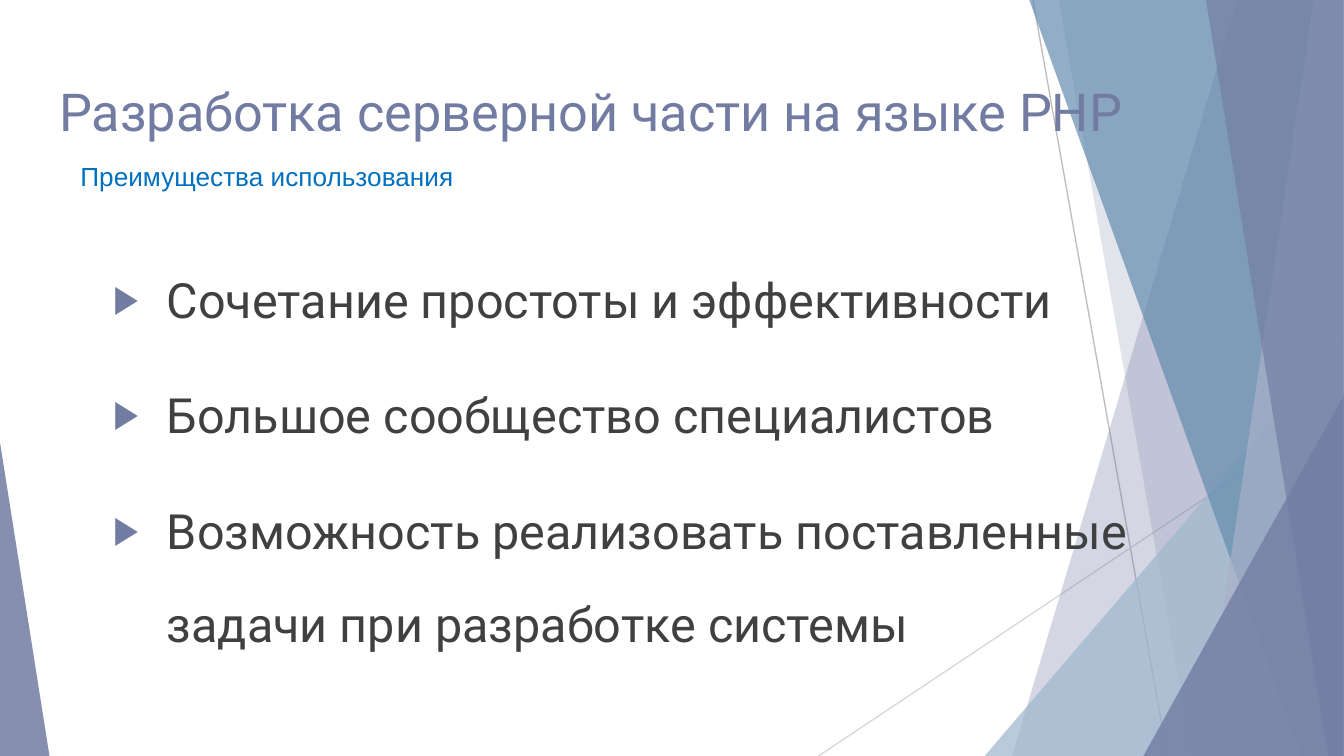
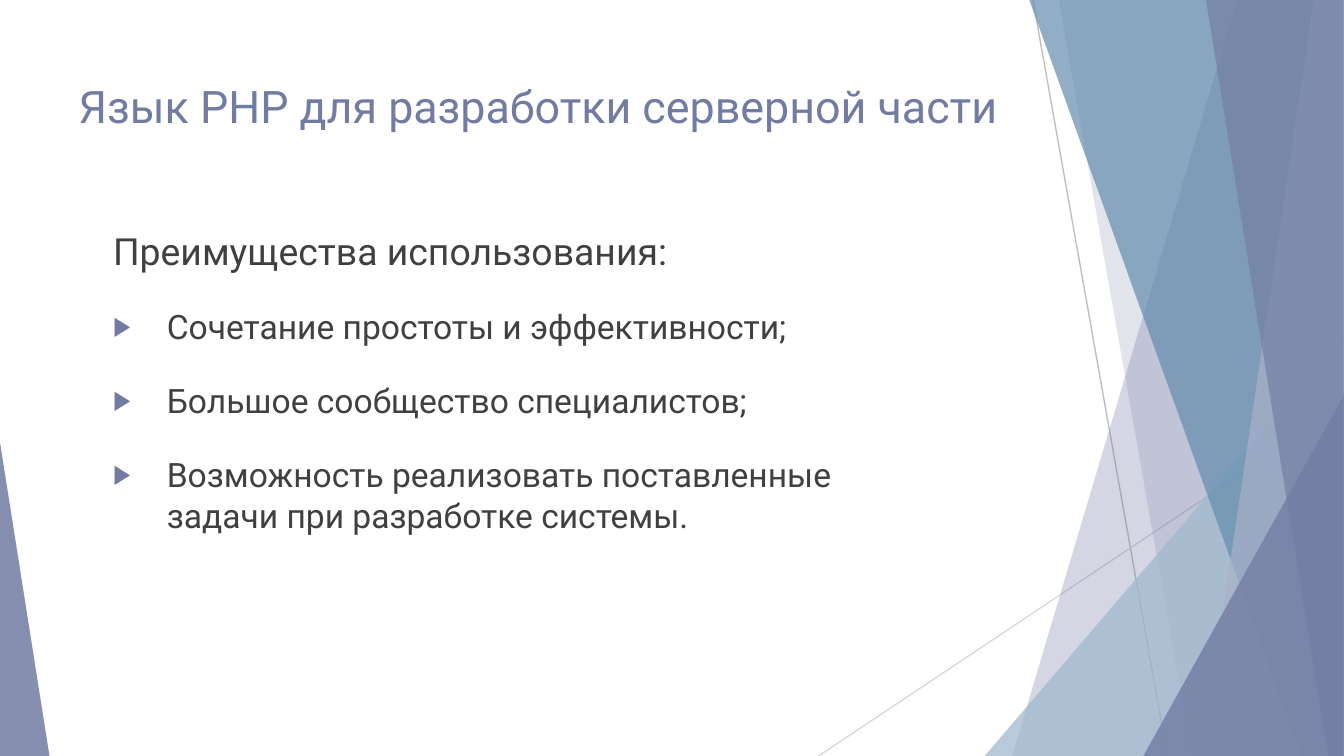
Before and after one commit to NG-Studio-Development/Dissertation, a slide deck: slide 21 of Диссертация/Презентация/Акимов Николай.pptx. Drawn at 1344x756 pixels with LibreOffice and Linux fonts; fonts in the diff are those of the drawing. Boxes give left, top, right and bottom in pixels: in the first picture for what was removed or moved away, otherwise in the second. Text is boxed around its words. In the diff, an @@ line names an element or a change of style, - is before the commit and + after.

```diff
--- a/Диссертация/Презентация/Акимов Николай.pptx
+++ b/Диссертация/Презентация/Акимов Николай.pptx
@@ title at <box>79,89,998,132</box>: text changed; size 28 to 24 pt @@
-Разработка серверной части на языке PHP
+Язык PHP для разработки серверной части
@@ text removed at <box>80,168,453,192</box> @@
-Преимущества использования
@@ text at <box>113,238,831,535</box>: text changed; size 26 to 18 pt @@
-▶ Сочетание простоты и эффективности
-▶ Большое сообщество специалистов
-▶ Возможность реализовать поставленные
-  задачи при разработке системы
+Преимущества использования:
+▶ Сочетание простоты и эффективности;
+▶ Большое сообщество специалистов;
+▶ Возможность реализовать поставленные
+  задачи при разработке системы.
```
Also in this commit, not shown: 11 other slides changed, 11 slides added, 10 slides removed, 11 other files.
